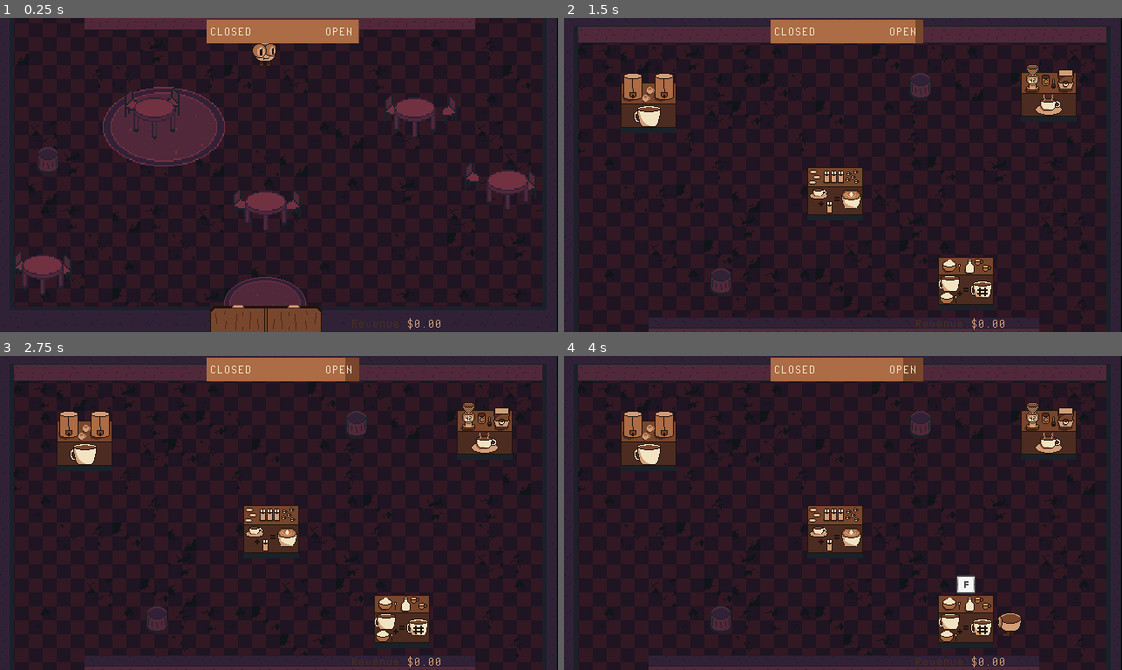
Above: before the commit, frames 1-4 (two rows, left to right).
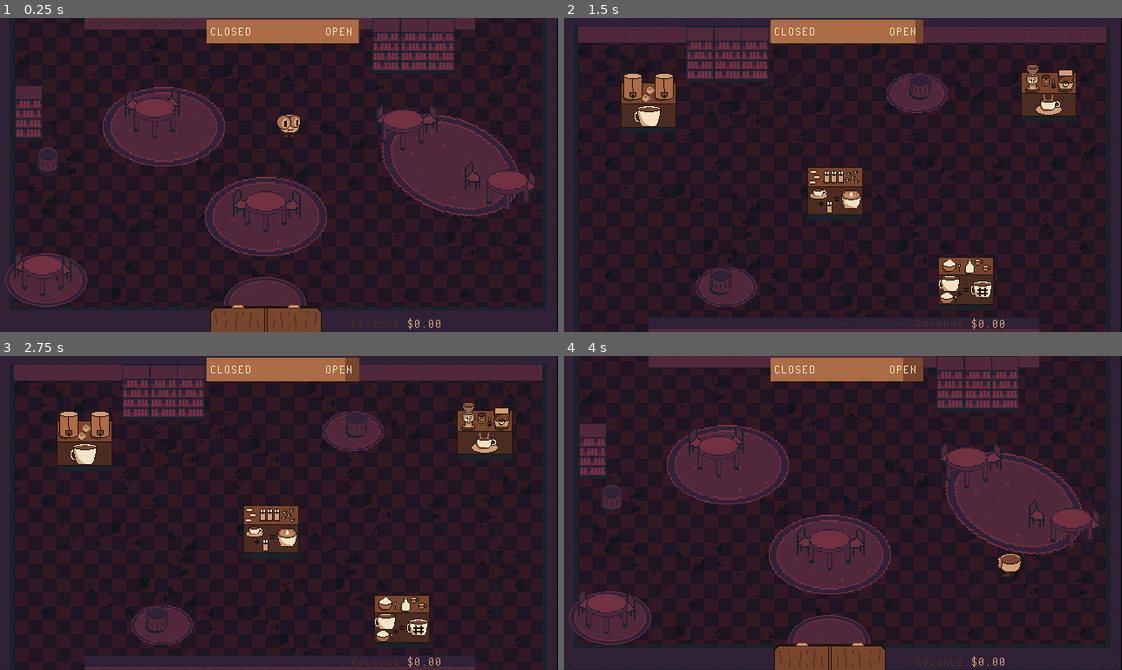
Above: after the commit, the same moments.

Repository: billbobphil/coffee-jam-2023
Game: Godot game, scene res://scenes/rootScene.tscn
Two runs of this game, one before a commit and one after it. Both use one fixed random seed, a clock stepped at 60 frames per second and the inputs below.
Inputs:
- Up to frame 1 (0.25 s): no input
- Up to frame 2 (1.5 s): tap Enter at 0.5 s; hold D (move_right) 0.53-1.28 s; tap Tab (change_camera) at 0.6 s; tap Space (dash) at 1.25, 1.35 s; hold S (move_down) from 1.28 s (still down)
- Up to frame 3 (2.75 s): tap Enter at 2 s; release S (move_down) at 2.03 s; hold D (move_right) from 2.03 s (still down); tap F (interact) at 2.1 s
- Up to frame 4 (4 s): tap Space (dash) at 2.75, 3.6 s; release D (move_right) at 2.78 s; hold W (move_up) 2.78-3.53 s; tap Tab (change_camera) at 2.85 s; hold A (move_left) from 3.53 s (still down)

The runs differ from the first frame. In frame 1, 11% of the frame differs, in the area x 0-93%, y 0-92%; in frame 2, 2.5%; in frame 3, 2.5%; in frame 4, 28%, in the area x 0-98%, y 0-100%.

Commit message:
added bookshelves

Diff:
--- a/scenes/rootScene.tscn
+++ b/scenes/rootScene.tscn
@@ -13,6 +13,7 @@
 [ext_resource type="Script" path="res://scripts/CustomerManager.gd" id="7_buhyn"]
 [ext_resource type="Texture2D" uid="uid://db2f5y4oaunpq" path="res://art/chairs/chair-other-side-16x16.png" id="7_eh3a0"]
 [ext_resource type="Script" path="res://scripts/OrderManager.gd" id="8_gsm2p"]
+[ext_resource type="Texture2D" uid="uid://4jtghpsgsd0b" path="res://art/book-shelf-32x64.png" id="9_ejrr0"]
 [ext_resource type="Texture2D" uid="uid://caaemqq2ww1yi" path="res://art/32x32-cube.png" id="11_hfdru"]
 [ext_resource type="PackedScene" uid="uid://b2sjwuo7bihry" path="res://scenes/level_end.tscn" id="12_lmxvb"]
 [ext_resource type="AudioStream" uid="uid://qsbrpc8oo4hq" path="res://sounds/a_welcome_hauntingWAV.wav" id="13_au8kd"]
@@ -24,6 +25,15 @@
 
 [sub_resource type="StyleBoxFlat" id="StyleBoxFlat_p1i2h"]
 bg_color = Color(0.670588, 0.423529, 0.27451, 1)
+
+[sub_resource type="RectangleShape2D" id="RectangleShape2D_ma0j4"]
+size = Vector2(95, 64)
+
+[sub_resource type="RectangleShape2D" id="RectangleShape2D_nsiut"]
+size = Vector2(32, 30)
+
+[sub_resource type="RectangleShape2D" id="RectangleShape2D_7ivl2"]
+size = Vector2(95, 65)
 
 [node name="Demo" type="Node2D"]
 process_mode = 3
@@ -100,6 +110,31 @@
 position = Vector2(303, 689)
 texture = ExtResource("4_gnrei")
 
+[node name="Carpet3" type="Sprite2D" parent="Decorations"]
+position = Vector2(304, 589)
+scale = Vector2(1.5, 1.5)
+texture = ExtResource("4_gnrei")
+
+[node name="Carpet4" type="Sprite2D" parent="Decorations"]
+position = Vector2(516, 530)
+rotation = 0.385718
+scale = Vector2(1.75, 1.75)
+texture = ExtResource("4_gnrei")
+
+[node name="Carpet5" type="Sprite2D" parent="Decorations"]
+position = Vector2(52, 662)
+texture = ExtResource("4_gnrei")
+
+[node name="Carpet6" type="Sprite2D" parent="Decorations"]
+position = Vector2(185, 309)
+scale = Vector2(0.75, 0.75)
+texture = ExtResource("4_gnrei")
+
+[node name="Carpet7" type="Sprite2D" parent="Decorations"]
+position = Vector2(404, 87)
+scale = Vector2(0.75, 0.75)
+texture = ExtResource("4_gnrei")
+
 [node name="Door" type="Sprite2D" parent="Decorations"]
 position = Vector2(304, 707)
 texture = ExtResource("15_di38t")
@@ -122,7 +157,7 @@
 texture = ExtResource("6_cu1mm")
 
 [node name="Chair-side-16x19" type="Sprite2D" parent="Decorations/Chairs"]
-position = Vector2(456, 466)
+position = Vector2(446, 477)
 scale = Vector2(2, 2)
 texture = ExtResource("6_cu1mm")
 
@@ -137,7 +172,7 @@
 texture = ExtResource("7_eh3a0")
 
 [node name="Chair-other-side-16x17" type="Sprite2D" parent="Decorations/Chairs"]
-position = Vector2(507, 467)
+position = Vector2(485, 477)
 scale = Vector2(2, 2)
 texture = ExtResource("7_eh3a0")
 
@@ -157,7 +192,59 @@
 texture = ExtResource("7_eh3a0")
 
 [node name="Player" parent="." instance=ExtResource("1_fb7x5")]
-position = Vector2(303, 402)
+position = Vector2(331, 484)
+
+[node name="Bookshelves" type="Node2D" parent="."]
+
+[node name="Book-shelf-32x68" type="Sprite2D" parent="Bookshelves"]
+position = Vector2(155, 43)
+texture = ExtResource("9_ejrr0")
+
+[node name="Book-shelf-32x69" type="Sprite2D" parent="Bookshelves"]
+position = Vector2(187, 43)
+texture = ExtResource("9_ejrr0")
+
+[node name="Book-shelf-32x70" type="Sprite2D" parent="Bookshelves"]
+position = Vector2(218, 43)
+texture = ExtResource("9_ejrr0")
+
+[node name="Book-shelf-32x64" type="Sprite2D" parent="Bookshelves"]
+position = Vector2(442, 394)
+texture = ExtResource("9_ejrr0")
+
+[node name="Book-shelf-32x65" type="Sprite2D" parent="Bookshelves"]
+position = Vector2(474, 394)
+texture = ExtResource("9_ejrr0")
+
+[node name="Book-shelf-32x66" type="Sprite2D" parent="Bookshelves"]
+position = Vector2(505, 394)
+texture = ExtResource("9_ejrr0")
+
+[node name="Book-shelf-32x67" type="Sprite2D" parent="Bookshelves"]
+position = Vector2(32, 471)
+texture = ExtResource("9_ejrr0")
+
+[node name="ShelvesNearDoorBody" type="StaticBody2D" parent="Bookshelves"]
+position = Vector2(0, 1)
+
+[node name="CollisionShape2D" type="CollisionShape2D" parent="Bookshelves/ShelvesNearDoorBody"]
+visible = false
+position = Vector2(473.5, 394)
+shape = SubResource("RectangleShape2D_ma0j4")
+
+[node name="GarbageBody" type="StaticBody2D" parent="Bookshelves"]
+
+[node name="CollisionShape2D" type="CollisionShape2D" parent="Bookshelves/GarbageBody"]
+visible = false
+position = Vector2(32, 488)
+shape = SubResource("RectangleShape2D_nsiut")
+
+[node name="StaticBody2D" type="StaticBody2D" parent="Bookshelves"]
+
+[node name="CollisionShape2D" type="CollisionShape2D" parent="Bookshelves/StaticBody2D"]
+visible = false
+position = Vector2(186.5, 42.5)
+shape = SubResource("RectangleShape2D_7ivl2")
 
 [node name="StorefrontCamera" type="Camera2D" parent="."]
 position = Vector2(319, 542)
@@ -195,7 +282,7 @@
 position = Vector2(48, 657)
 
 [node name="Table5" parent="Tables" instance=ExtResource("2_4o8w4")]
-position = Vector2(475, 477)
+position = Vector2(461, 490)
 
 [node name="Stations" type="Node2D" parent="."]
 process_mode = 1
Binary file added: art/book-shelf-32x64.png
Not shown, added: art/book-shelf-32x64.png.import
Not shown: 1 places in scenes/rootScene.tscn that only renumber resources
